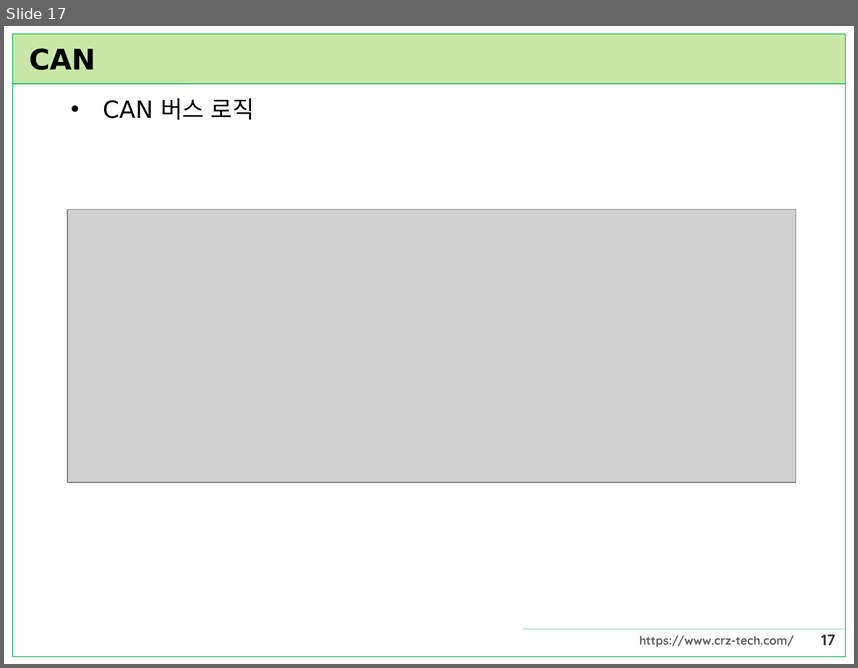
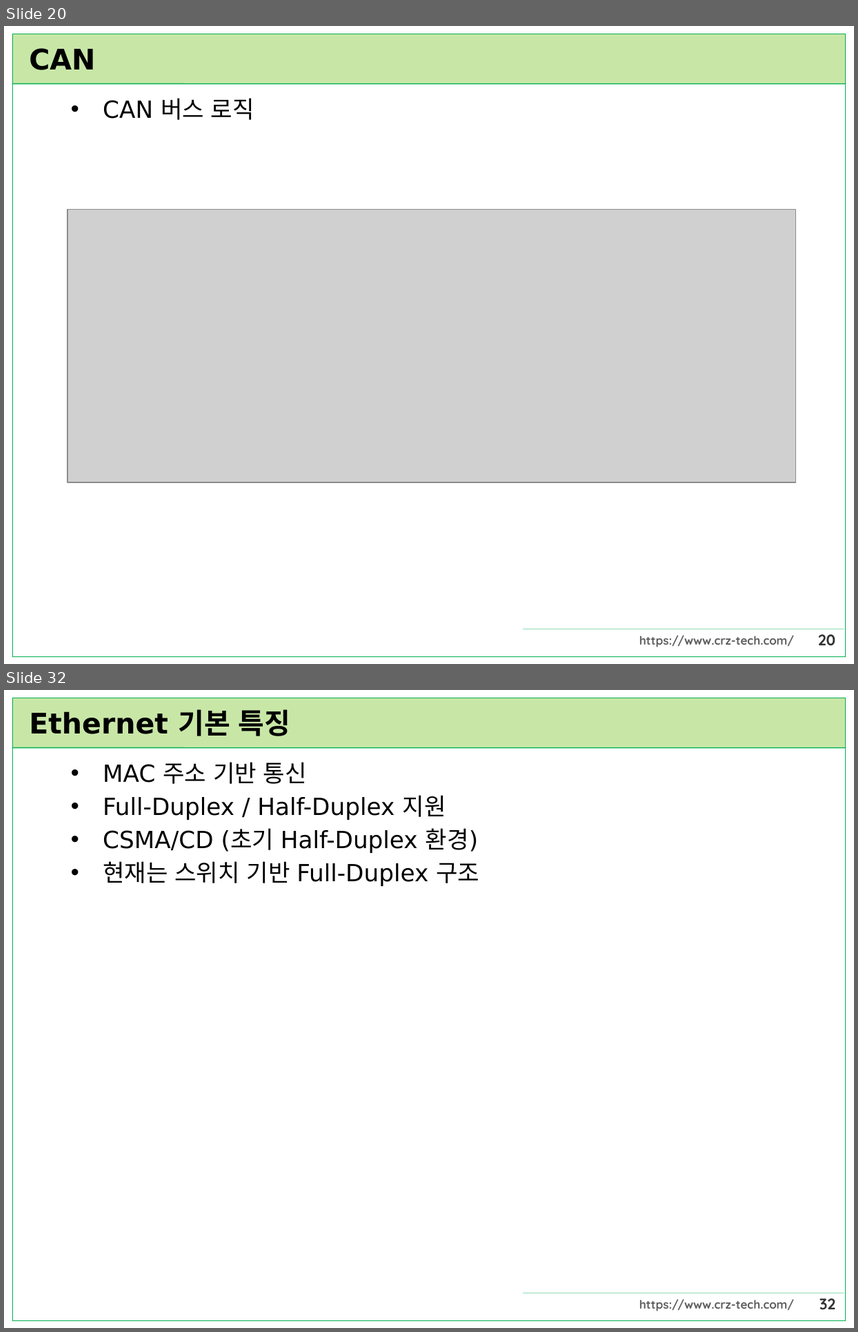
Before and after one commit to CRZ-Technology/Mango-M32, a slide deck: Mango-M32F4/23.통신프로토콜/통신프로토콜.pptx. Shown one above the other, each under a label of ours: slide 17 before the commit, slides 20 and 32 after it; the slides between them are not shown. The pictures are 858x668 and 858x1332 pixels, drawn with LibreOffice and Linux fonts; fonts in the diff are those of the drawing; grey boxes stand for pictures. Boxes give left, top, right and bottom in pixels: in the first picture for what was removed or moved away, otherwise in the second. Text is boxed around its words. In the diff, an @@ line names an element or a change of style, - is before the commit and + after.

```diff
--- a/Mango-M32F4/23.통신프로토콜/통신프로토콜.pptx
+++ b/Mango-M32F4/23.통신프로토콜/통신프로토콜.pptx
@@ slide 32 added at <box>4,690,854,1328</box>, background #FFFFFF; not listed: 6 template elements that a slide beside it also shows @@
@@ title added at <box>29,709,290,736</box>, 24 pt, text #000000, bold @@
+Ethernet 기본 특징
@@ text added at <box>103,762,479,886</box>, 20 pt, text #000000 @@
+• MAC 주소 기반 통신
+• Full-Duplex / Half-Duplex 지원
+• CSMA/CD (초기 Half-Duplex 환경)
+• 현재는 스위치 기반 Full-Duplex 구조
@@ what was slide 17 is now slide 20 @@
@@ page number at <box>818,634,836,645</box>: text changed @@
-17
+20
```
Also in this commit, not shown: 35 other slides added, 1 other file.
